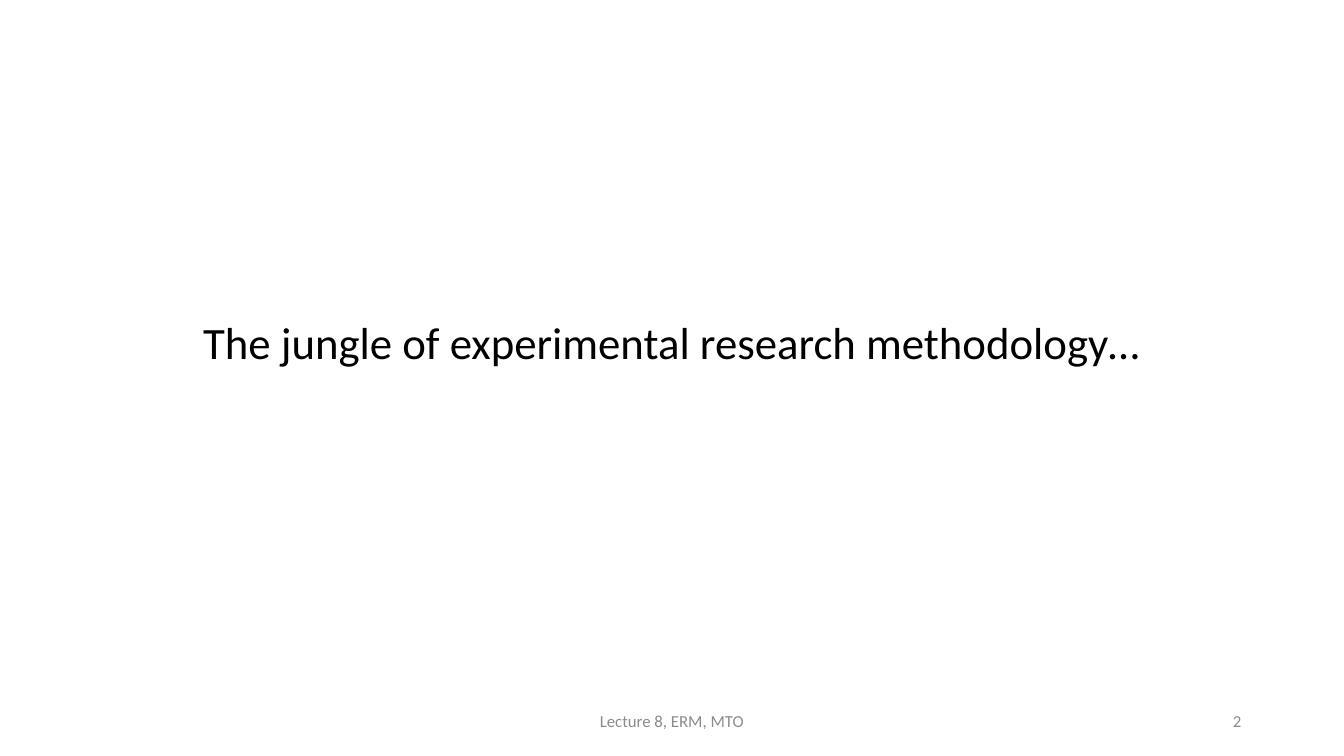
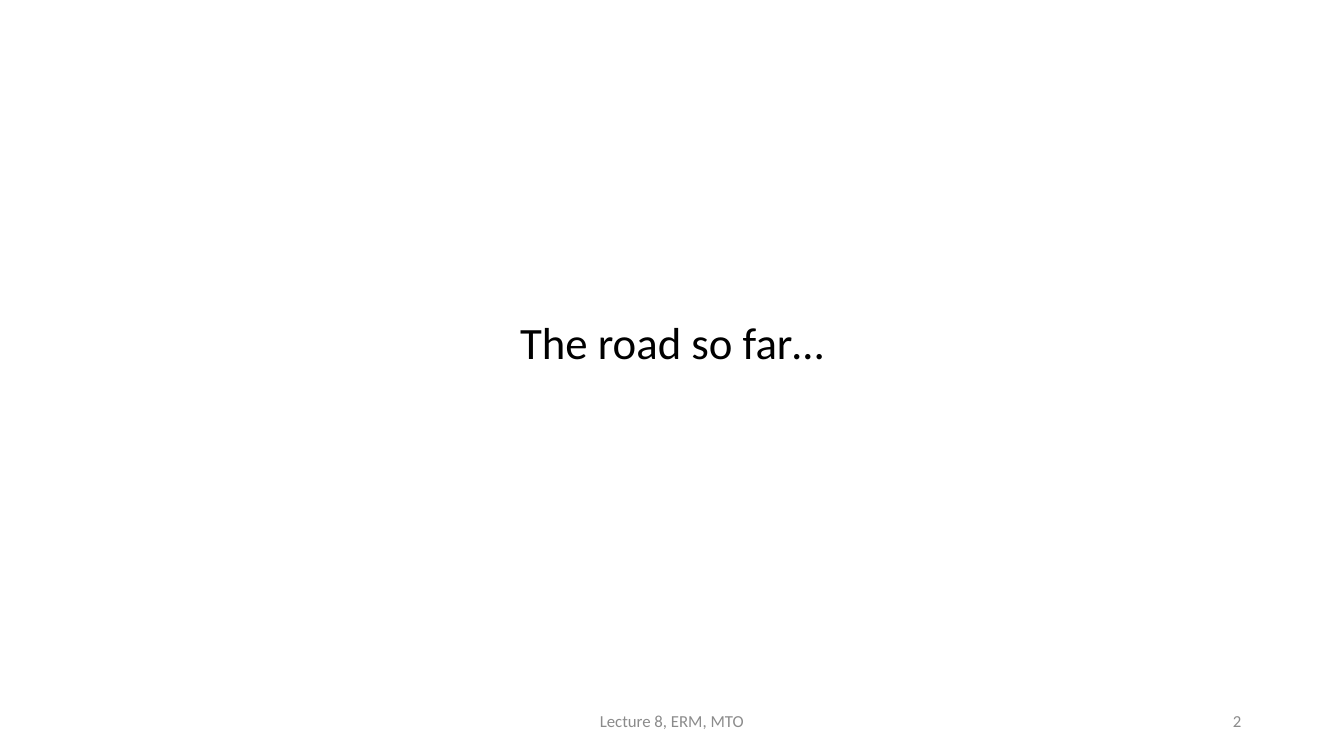
Before and after one commit to cjvanlissa/erm, a slide deck: slide 2 of HC08/HC8_EN.pptx. Drawn at 1344x756 pixels with LibreOffice and Linux fonts; fonts in the diff are those of the drawing. Boxes give left, top, right and bottom in pixels: in the first picture for what was removed or moved away, otherwise in the second. Text is boxed around its words. In the diff, an @@ line names an element or a change of style, - is before the commit and + after.

```diff
--- a/HC08/HC8_EN.pptx
+++ b/HC08/HC8_EN.pptx
@@ title at (x1=520, y1=328, x2=824, y2=360): text changed @@
-The jungle of experimental research methodology…
+The road so far…
```
Also in this commit, not shown: 4 other slides changed.
